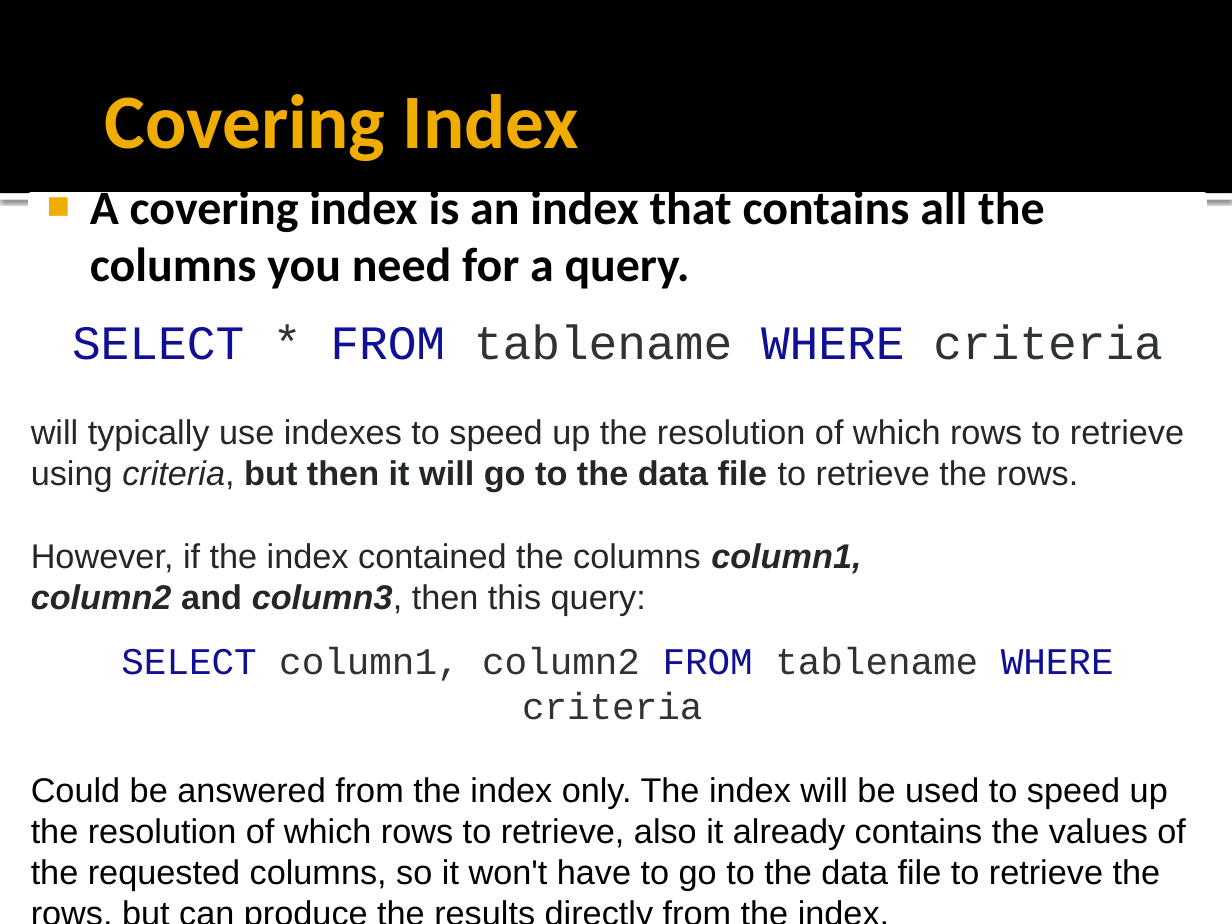
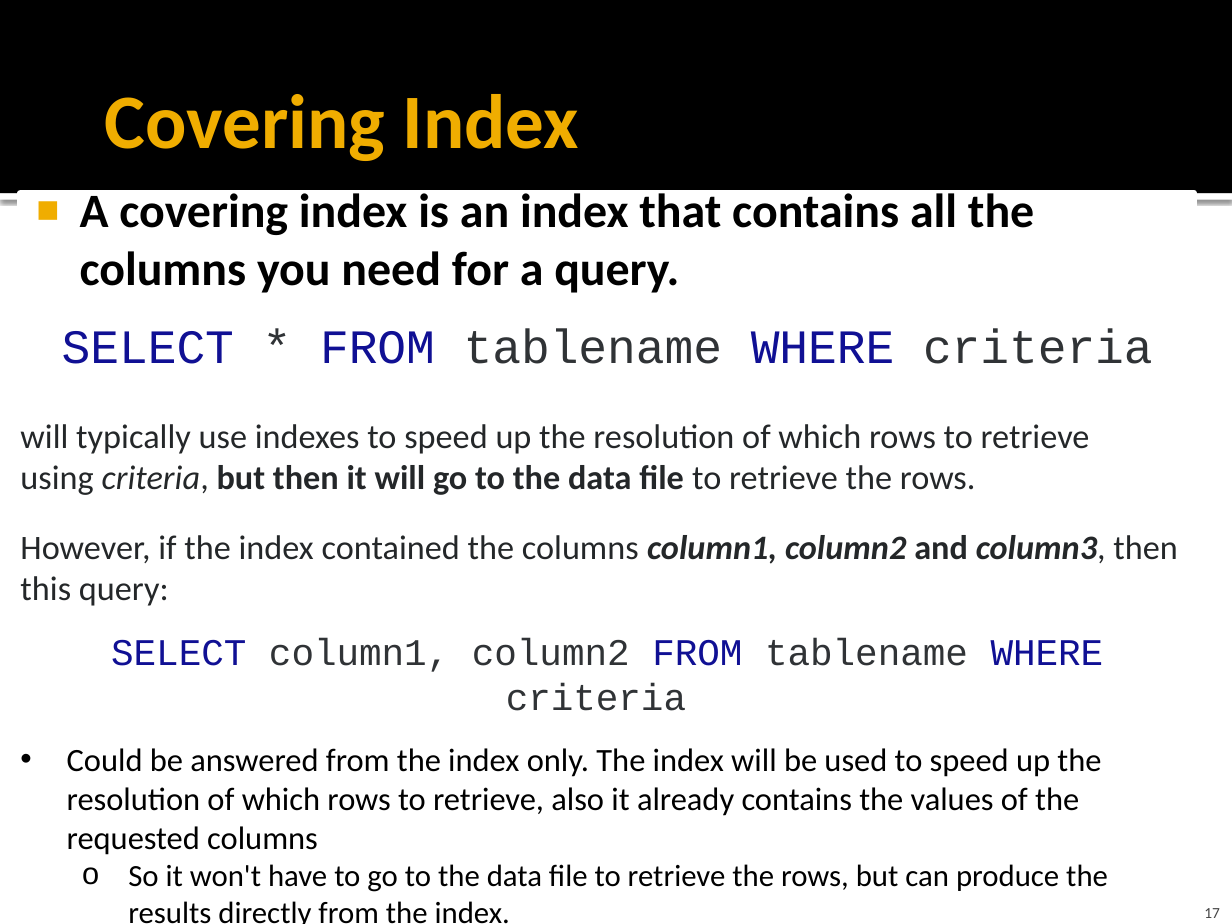
Before and after one commit to cmpt606f19/cmpt606-content, a slide deck: slide 17 of Lectures/06 Indexing.pptx (slide 16 before the commit). Drawn at 1232x924 pixels with LibreOffice and Linux fonts; fonts in the diff are those of the drawing. Boxes give left, top, right and bottom in pixels: in the first picture for what was removed or moved away, otherwise in the second. Text is boxed around its words. In the diff, an @@ line names an element or a change of style, - is before the commit and + after.

Commit message:
Updated indexing slides

```diff
--- a/Lectures/06 Indexing.pptx
+++ b/Lectures/06 Indexing.pptx
@@ rectangle "A covering index is an ...": place and size @@
-rectangle "A covering index is an ..." at bbox=[31, 196, 1205, 913]
+rectangle "A covering index is an ..." at bbox=[21, 193, 1195, 917]
@@ text in rectangle at bbox=[20, 424, 1177, 606]: font Arial to Calibri in "will typically use indexes to speed up ...", "However, if the index contained the columns ..." @@
@@ text in rectangle at bbox=[67, 748, 1108, 924]: text changed; size 20 to 19 pt; font Arial to Calibri @@
-Could be answered from the index only. The index will be used to speed up the resolution of which rows to retrieve, also it already contains the values of the requested columns, so it won't have to go to the data file to retrieve the rows, but can produce the results directly from the index.
+• Could be answered from the index only. The index will be used to speed up the resolution of which rows to retrieve, also it already contains the values of the requested columns
+  o So it won't have to go to the data file to retrieve the rows, but can produce the results directly from the index.
@@ page number added at bbox=[1204, 908, 1220, 918], 9 pt, text #454545 @@
+17
```
Also in this commit, not shown: 20 other slides changed, 3 slides added, 1 other file.
